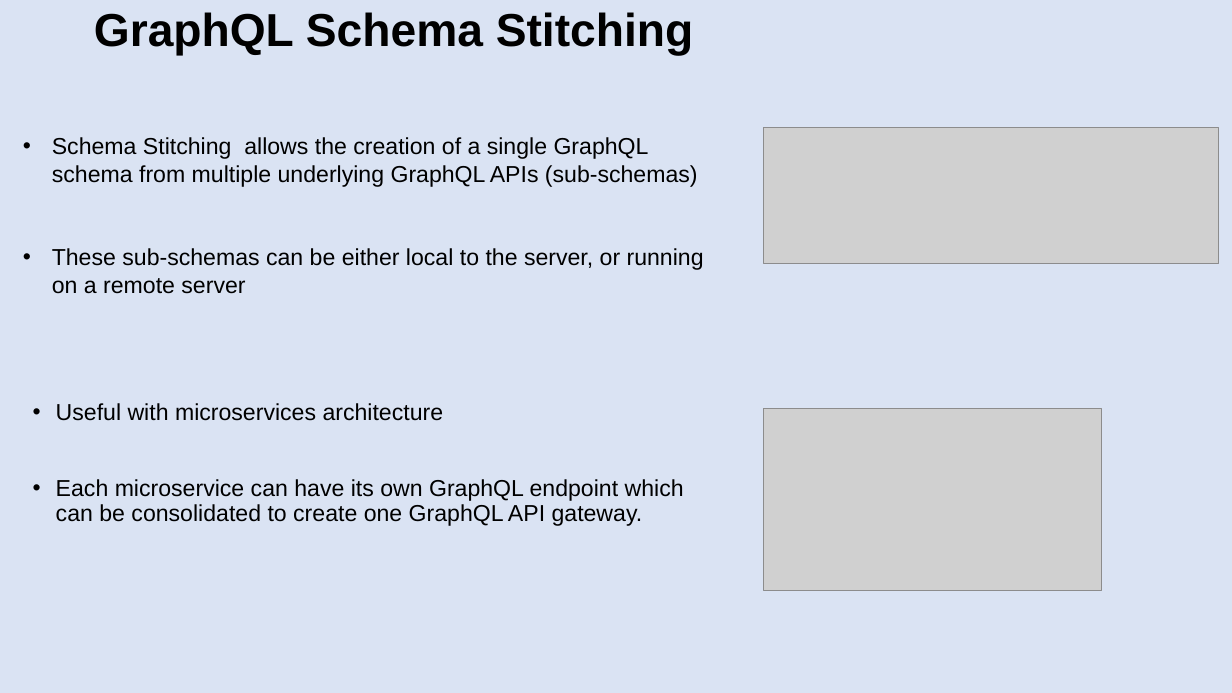
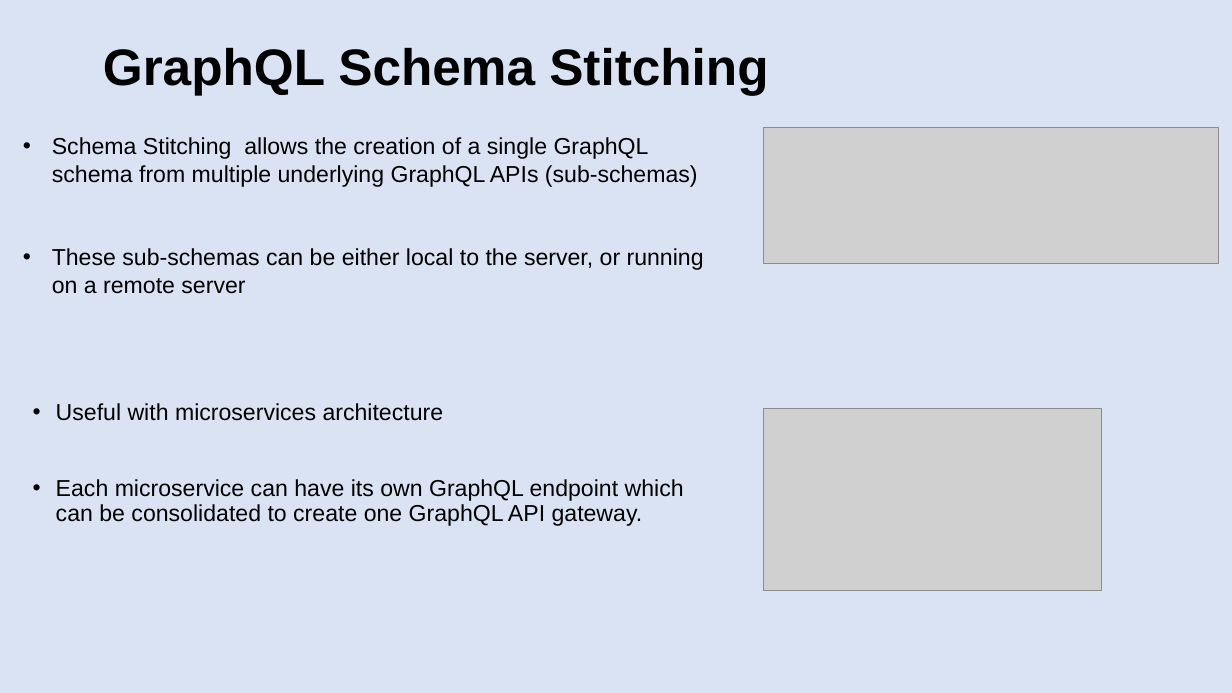
Before and after one commit to patelg123/graphql-presentation, a slide deck: slide 24 of current.pptx. Drawn at 1232x693 pixels with LibreOffice and Linux fonts; fonts in the diff are those of the drawing; grey boxes stand for pictures. Boxes give left, top, right and bottom in pixels: in the first picture for what was removed or moved away, otherwise in the second. Text is boxed around its words. In the diff, an @@ line names an element or a change of style, - is before the commit and + after.

```diff
--- a/current.pptx
+++ b/current.pptx
@@ title "GraphQL Schema Stitching" moved from (x1=94, y1=12, x2=693, y2=55) to (x1=103, y1=47, x2=768, y2=95) @@
@@ title "GraphQL Schema Stitching" at (x1=103, y1=47, x2=768, y2=95): size 36 to 40 pt @@
```
Also in this commit, not shown: 5 other slides changed.
